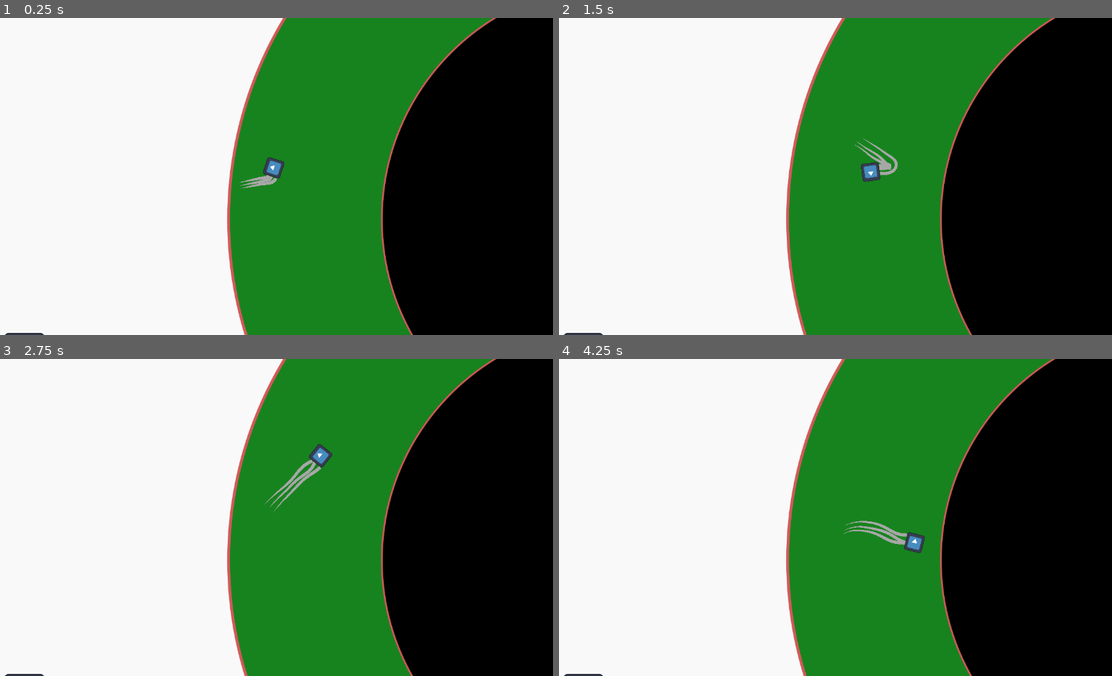
Above: before the commit, frames 1-4 (two rows, left to right).
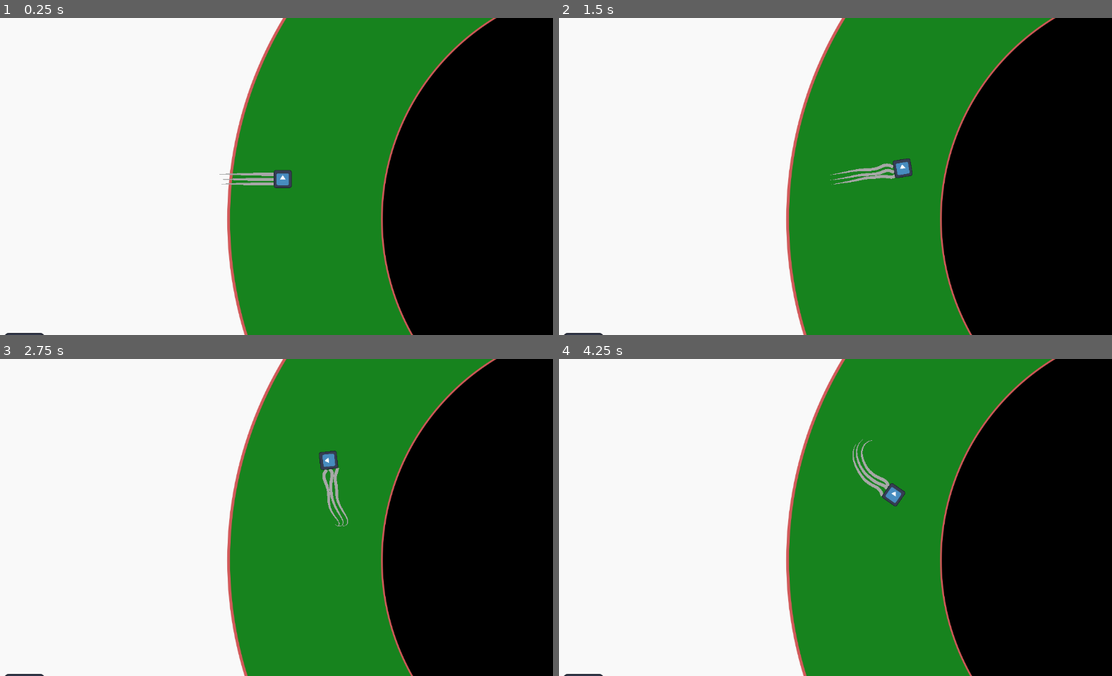
Above: after the commit, the same moments.

Repository: yourname3/eyegame
Game: Godot game, scene res://game.tscn
Two runs of this game, one before a commit and one after it. Both use one fixed random seed, a clock stepped at 60 frames per second and the inputs below. The engine's default icon, where the game draws it, is replaced by a stand-in: a white triangle on a blue panel in a dark square.
Inputs (mouse positions are in pixels of both pictures, inside the frame that each line leads up to):
- Up to frame 1 (0.25 s): no input
- Up to frame 2 (1.5 s): move the mouse to (951, 160) at 0.52 s; move the mouse to (719, 192) at 1.27 s
- Up to frame 3 (2.75 s): move the mouse to (326, 447) at 2.02 s
- Up to frame 4 (4.25 s): move the mouse to (802, 580) at 2.77 s; move the mouse to (1001, 565) at 3.52 s

The runs differ from the first frame. In frame 1, 0.5% of the frame differs, in the area x 39-53%, y 43-54%; in frame 2, 0.7%; in frame 3, 0.8%; in frame 4, 0.9%, in the area x 51-67%, y 25-62%.

Commit message:
More spring flagellum stuff

Diff:
--- a/player/player.gd
+++ b/player/player.gd
@@ -4,4 +4,10 @@
 # TEMPORARY PLAYER CODE FOR ANIMATION
 func _process(delta: float) -> void:
 	var target = get_global_mouse_position()
-	position = position.move_toward(target, delta * 300)
+	var target_vel = (target - position).normalized() * 300
+	if target.distance_to(position) < 100:
+		target_vel = Vector2.ZERO
+
+	velocity = velocity.move_toward(target_vel, 500 * delta)
+
+	move_and_slide()
--- a/player/player_animation.tscn
+++ b/player/player_animation.tscn
@@ -19,7 +19,7 @@
 script = ExtResource("1_v5hpx")
 
 [node name="Line2D2" type="Line2D" parent="."]
-position = Vector2(-1, 14)
+position = Vector2(1, 14)
 rotation = -3.14159
 points = PackedVector2Array(0, 0, 172, 0)
 width_curve = SubResource("Curve_v5hpx")
--- a/player/player_flagellum.gd
+++ b/player/player_flagellum.gd
@@ -29,21 +29,27 @@
 	_phase = position.y * 3
 
 var _phase := 0.0
-var _phase_rate := randf_range(4.5, 5.5) * 3
+var _phase_rate := randf_range(4.5, 5.5)
 
 var idle_noise := Vector2.ZERO
 
 func _process(delta: float) -> void:
-	_phase = fmod(_phase + delta * _phase_rate, TAU)
+
 	var inv := global_transform.inverse()
 
-	var amp := remap(get_parent().position_delta.length(), 0.0, 400.0 / 60.0, 0.0, 20.0)
+	var speed_control := remap(get_parent().position_delta.length(), 0.0, 400.0 / 60.0, 0.0, 1.0)
+
+	var amp: float = lerp(0.0, 80.0, speed_control)
+	#var maxstep: float = lerp(1.2, 2.0, speed_control) * step
+	var maxstep := 1.2 * step
+
+	_phase = fmod(_phase + delta * _phase_rate * lerp(1.0, 7.0, speed_control), TAU)
 
 	#global_points[0] = global_transform * (ROOT + Vector2(0, sin(_phase) * amp))
 
 	for i in range(0, points.size()):
 		var t := float(i) / float(points.size() - 1)
-		t = 1.0 - (abs(t - 0.25) * 2.0)
+		t = 1.0 - (abs(t - 0.4) * 2.0)
 		var amp_i := t * amp
 		truth[i].y = sin(i * 0.3 + _phase) * amp_i
 	global_points[0] = global_transform * truth[0]
@@ -51,18 +57,19 @@
 	var noise = Vector2.from_angle(randf_range(0, TAU)) * randf_range(0, 40)
 	idle_noise += (noise - idle_noise) * 0.02
 	for i in range(1, points.size()):
-		global_points[i] += vels[i].orthogonal() * delta + idle_noise * delta
+		global_points[i] += idle_noise * delta # + vels[i].orthogonal() * delta
 
 	for i in range(1, points.size()):
 		var global_truth = global_transform * truth[i]
 
+		var t := float(i) / float(points.size() - 1)
+		var truth_springiness = lerp(60, 1, t)
+
 		var accel = spring(global_points[i], global_points[i - 1], step) + \
-			spring(global_points[i], global_truth, 0.0, 20) + \
+			spring(global_points[i], global_truth, 0.0, truth_springiness) + \
 			spring_damp(vels[i])
 		vels[i] += accel * delta
 		global_points[i] += vels[i] * delta
-
-	var maxstep = step * 1.2
 
 	for i in range(1, points.size()):
 		var to_last = global_points[i] - global_points[i - 1]
